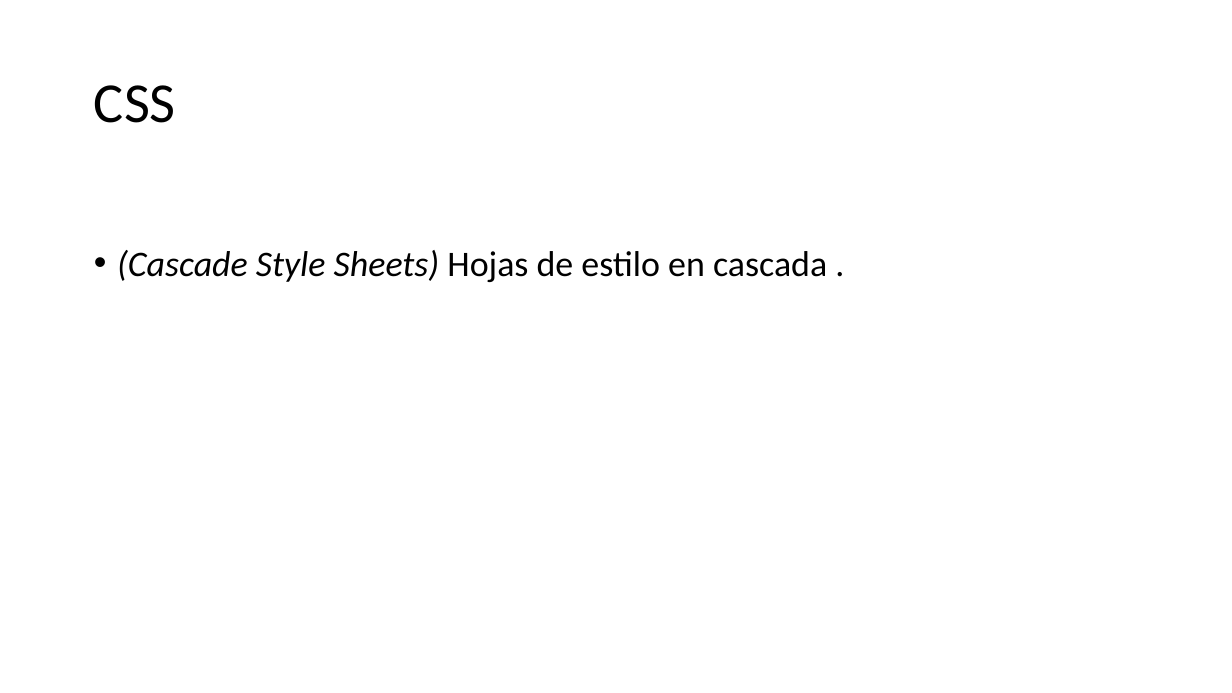
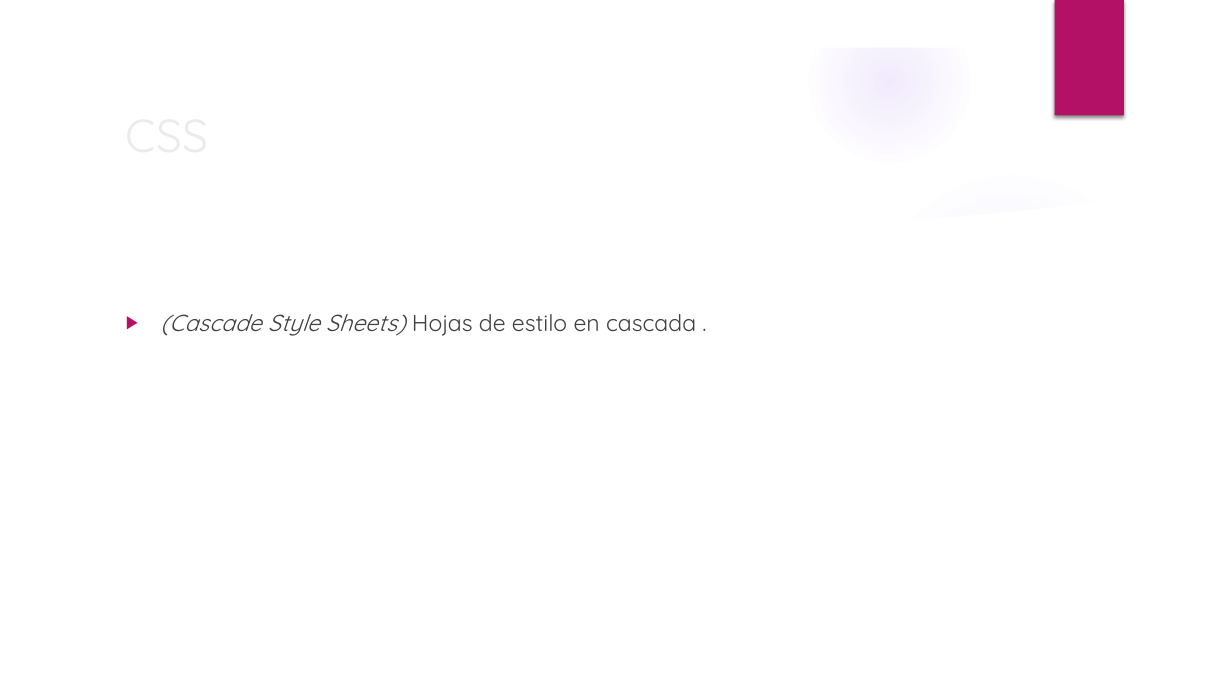
Before and after one commit to stealth14/Web-Transicion-Gradiente, a slide deck: slide 3 of diapositivas CSS.pptx. Drawn at 1232x693 pixels with LibreOffice and Linux fonts; fonts in the diff are those of the drawing; background and template pictures are left out. Boxes give left, top, right and bottom in pixels: in the first picture for what was removed or moved away, otherwise in the second. Text is boxed around its words. In the diff, an @@ line names an element or a change of style, - is before the commit and + after.

```diff
--- a/diapositivas CSS.pptx
+++ b/diapositivas CSS.pptx
@@ group added at (0,0,1232,693): 3 ellipses, 2 freeform shapes @@
@@ rectangle added at (1055,0,1124,116), fill #B31166 @@
@@ title "CSS": place and size @@
-title "CSS" at (94,85,176,123)
+title "CSS" at (116,98,1002,169)
@@ title "CSS" at (116,98,1002,169): size 44 to 36 pt, font Calibri to Quicksand, text colour #000000 to #EBEBEB; line spacing 0.9 to 1 @@
@@ text "(Cascade Style Sheets) Hojas de ...": place and size @@
-text "(Cascade Style Sheets) Hojas de ..." at (117,250,827,282)
+text "(Cascade Style Sheets) Hojas de ..." at (161,314,696,336)
@@ text "(Cascade Style Sheets) Hojas de ..." at (161,314,696,336): size 28 to 18 pt, font Calibri to Quicksand, text colour #000000 to #404040; bullet • to ▶; line spacing 0.9 to 1 @@
```
Also in this commit, not shown: 2 other slides changed, 1 slide added, 1 other file.
